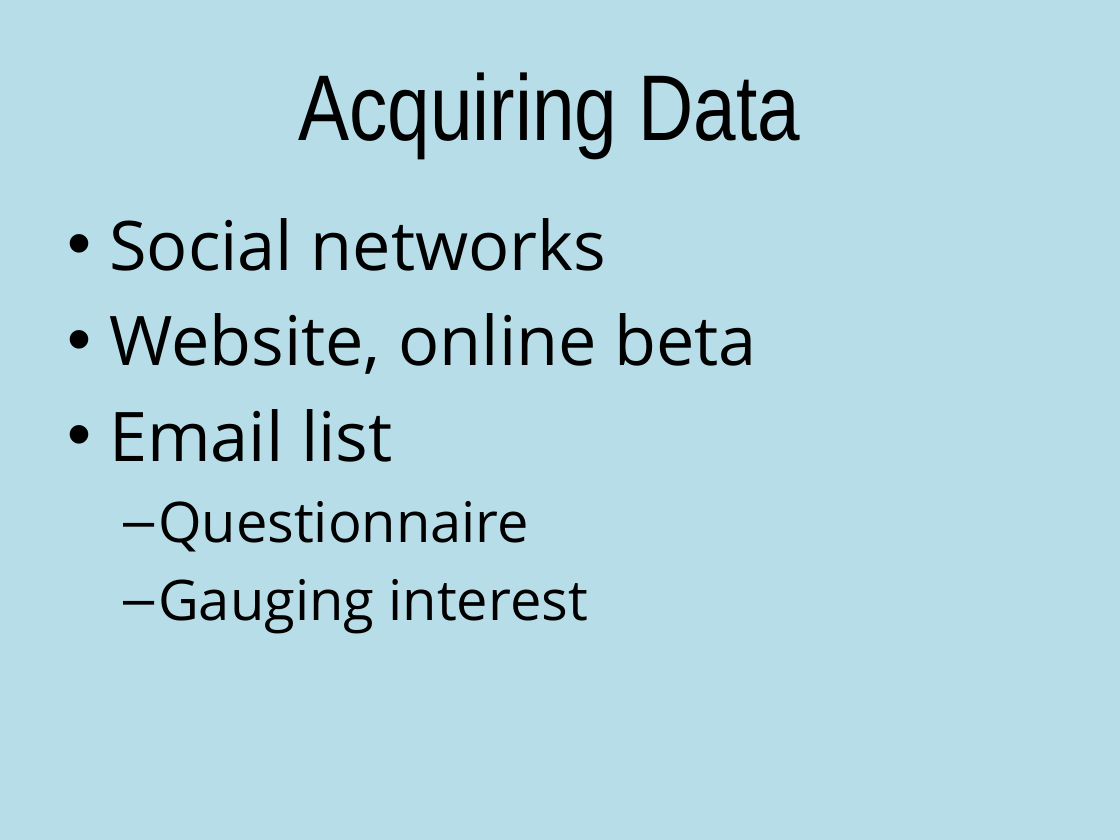
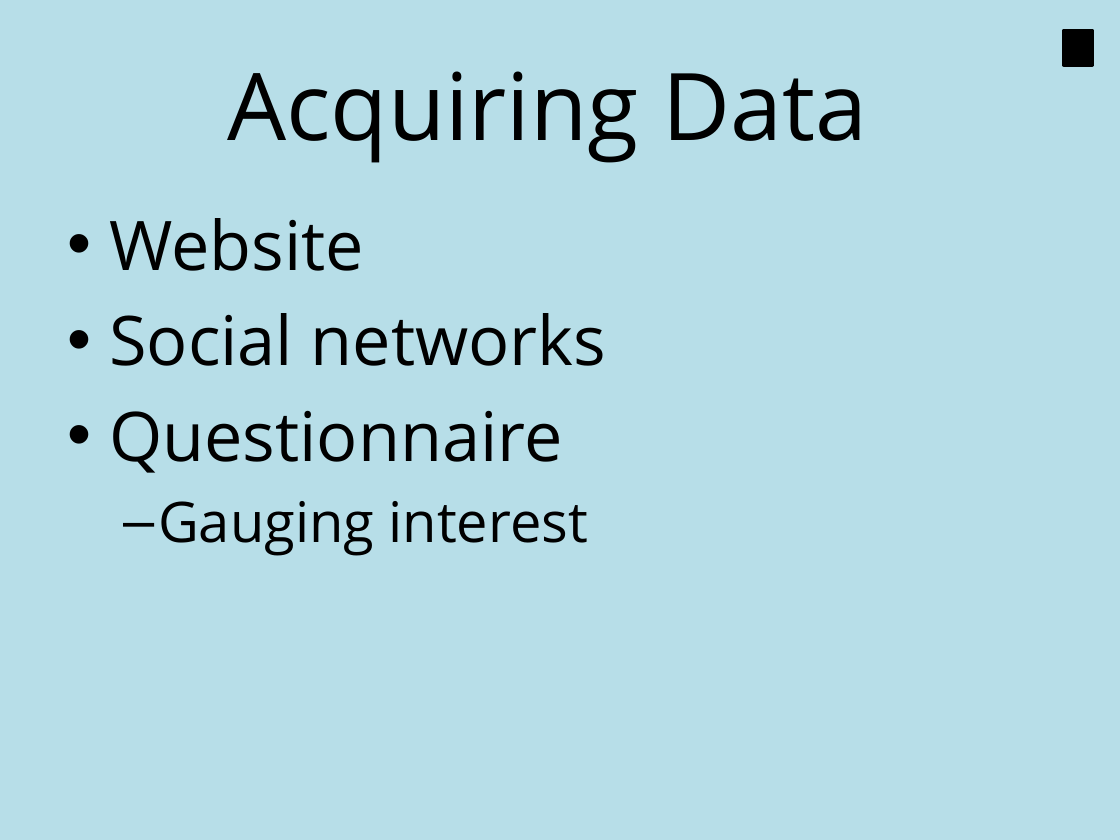
Before and after one commit to mdiamond14/Aperio, a slide deck: slide 6 of Presentation/final presentation v2.pptx. Drawn at 1120x840 pixels with LibreOffice and Linux fonts; fonts in the diff are those of the drawing. Boxes give left, top, right and bottom in pixels: in the first picture for what was removed or moved away, otherwise in the second. Text is boxed around its words. In the diff, an @@ line names an element or a change of style, - is before the commit and + after.

```diff
--- a/Presentation/final presentation v2.pptx
+++ b/Presentation/final presentation v2.pptx
@@ title "Acquiring Data" at box(227, 71, 868, 163): font Arial Narrow to Open Sans @@
@@ rectangle added at box(1064, 30, 1092, 65), fill #000000, outline #000000 2 pt @@
@@ text at box(109, 218, 364, 271): paragraph added @@
+• Website
@@ text at box(109, 313, 756, 462): paragraphs removed @@
-• Website, online beta
-• Email list
@@ text at box(109, 411, 562, 473): size 36 to 44 pt in "Questionnaire"; bullet – to •; list level 2 to 1 in "Questionnaire" @@
```
Also in this commit, not shown: 8 other slides changed, 1 slide added, 1 slide removed, 3 other files.
